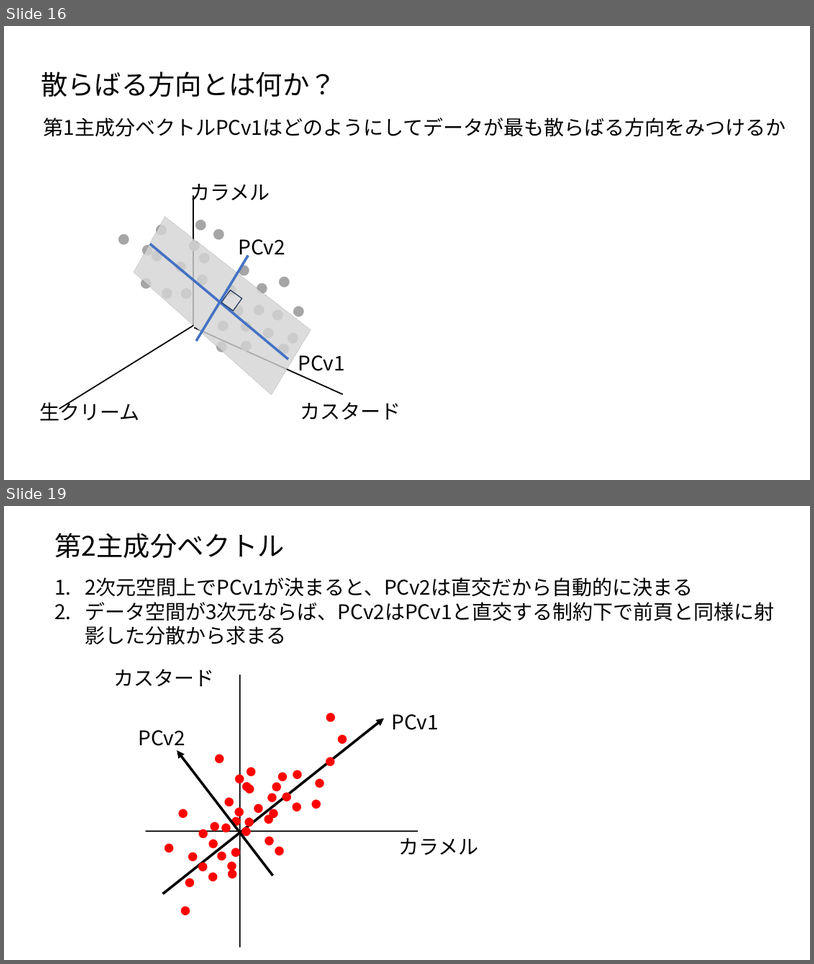
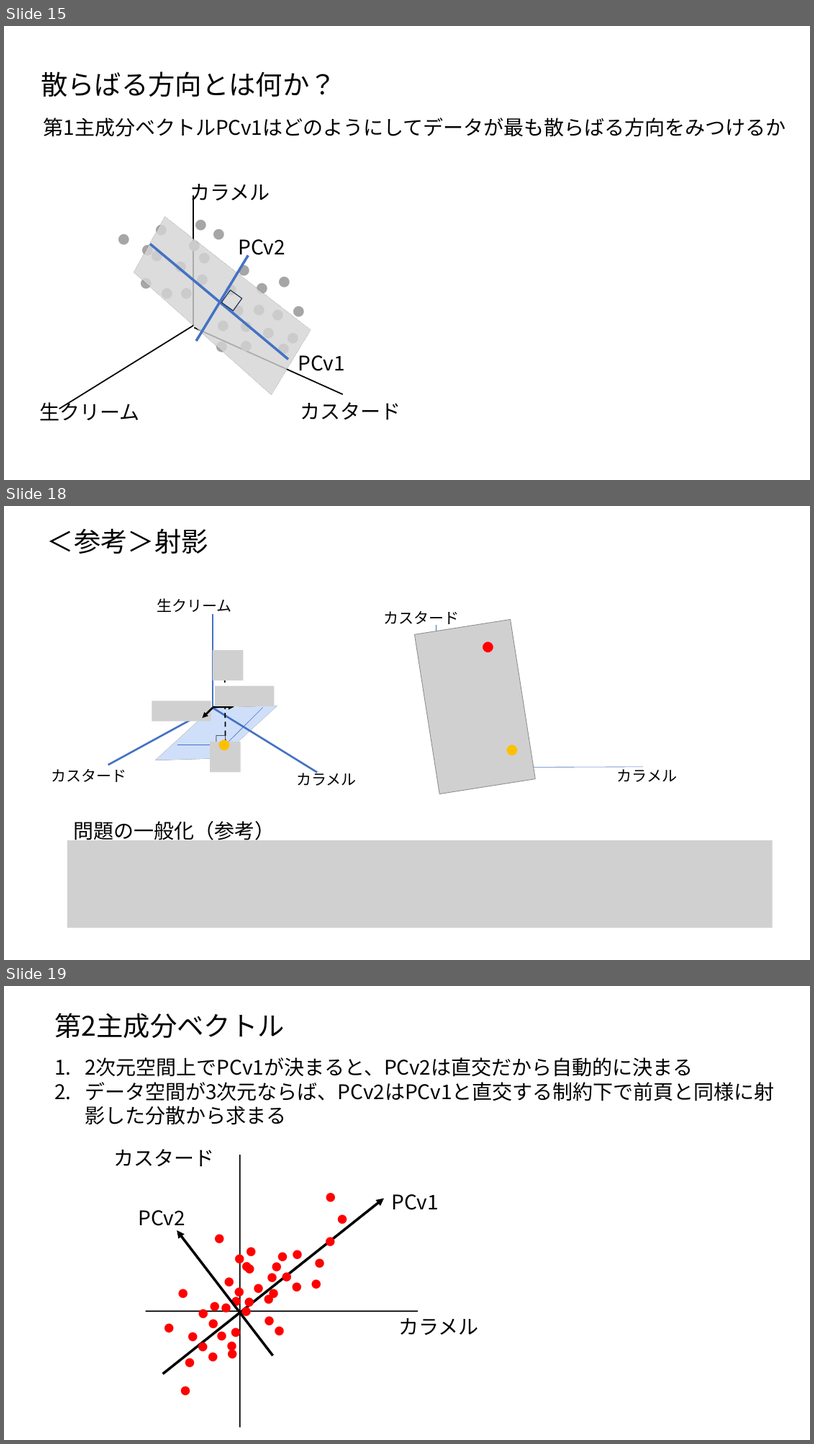
Before and after one commit to ueharaLab/NLP_7-PCA, a slide deck: NLP_6 PCA(BASICS)_ver2.pptx. Shown one above the other, each under a label of ours: slides 16 and 19 before the commit, slides 15, 18 and 19 after it; the slides between them are not shown. The pictures are 814x964 and 814x1444 pixels, drawn with LibreOffice and Linux fonts; fonts in the diff are those of the drawing; grey boxes stand for pictures. Boxes give left, top, right and bottom in pixels: in the first picture for what was removed or moved away, otherwise in the second. Text is boxed around its words. In the diff, an @@ line names an element or a change of style, - is before the commit and + after.

```diff
--- a/NLP_6 PCA(BASICS)_ver2.pptx
+++ b/NLP_6 PCA(BASICS)_ver2.pptx
@@ slide 18 added at [4,506,810,960], background #FFFFFF @@
@@ text added at [47,528,208,554], 32 pt, text #000000 @@
+＜参考＞射影
@@ text added at [157,598,232,615], 18 pt, text #000000 @@
+生クリーム
@@ text added at [383,611,459,627], 18 pt, text #000000 @@
+カスタード
@@ line added from (213, 614) to (213, 707), #4472C4 2.25 pt @@
@@ picture added at [415,619,535,794] @@
@@ line added from (436, 767) to (437, 625), #4472C4 0.5 pt @@
@@ picture added at [213,650,244,680] @@
@@ text added at [476,636,501,657], 14 pt, text #FF0000 @@
+●
@@ rectangle added at [146,657,286,808], fill #B4C7E7 at 60% opacity @@
@@ text added at [214,665,237,686], 14 pt, text #FF0000 @@
+●
@@ line added from (225, 677) to (226, 745), #000000 1.5 pt dashed @@
@@ picture added at [215,686,275,706] @@
@@ line added from (213, 708) to (108, 765), #4472C4 2.25 pt @@
@@ picture added at [152,701,211,721] @@
@@ arrow added from (213, 708) to (203, 718), #000000 2.25 pt @@
@@ line added from (317, 772) to (213, 708), #4472C4 2.25 pt @@
@@ arrow added from (213, 707) to (234, 707), #000000 2.25 pt @@
@@ line added from (226, 745) to (263, 708), #4472C4 0.5 pt @@
@@ text added at [209,731,233,751], 14 pt, text #000000 @@
+□
@@ picture added at [210,741,241,772] @@
@@ text added at [213,735,237,756], 14 pt, text #FFC000 @@
+●
@@ text added at [501,740,525,761], 14 pt, text #FFC000 @@
+●
@@ line added from (225, 745) to (178, 745), #4472C4 0.5 pt @@
@@ text added at [51,769,126,782], 18 pt, text #000000 @@
+カスタード
@@ text added at [296,770,356,785], 18 pt, text #000000 @@
+カラメル
@@ line added from (437, 767) to (643, 767), #4472C4 0.5 pt @@
@@ text added at [617,766,677,782], 18 pt, text #000000 @@
+カラメル
@@ text added at [73,821,275,844], 24 pt, text #000000 @@
+問題の一般化（参考）
@@ picture added at [67,840,773,928] @@
@@ what was slide 16 is now slide 15 @@
```
Also in this commit, not shown: 3 slides changed, 3 other slides added, 1 slide removed.
